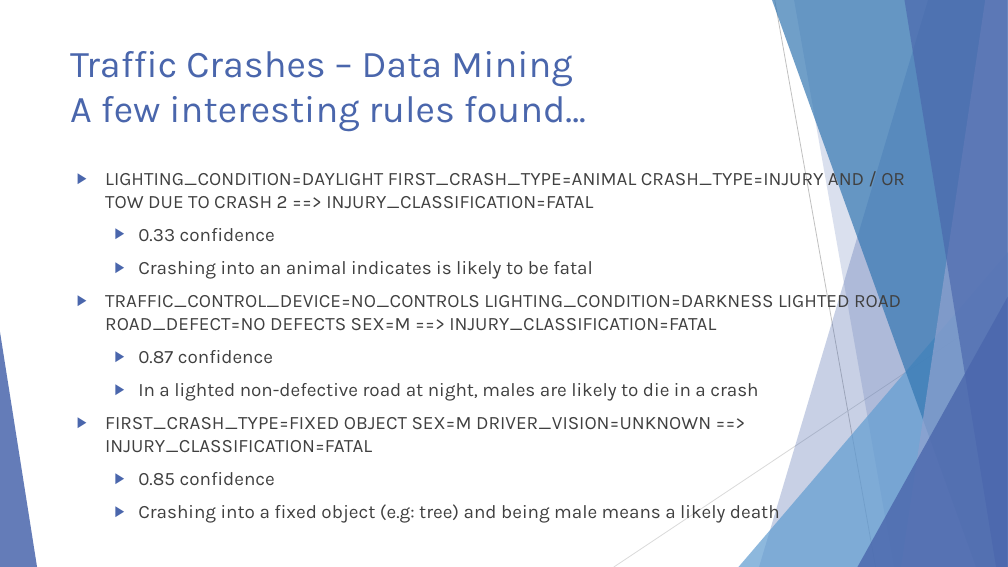
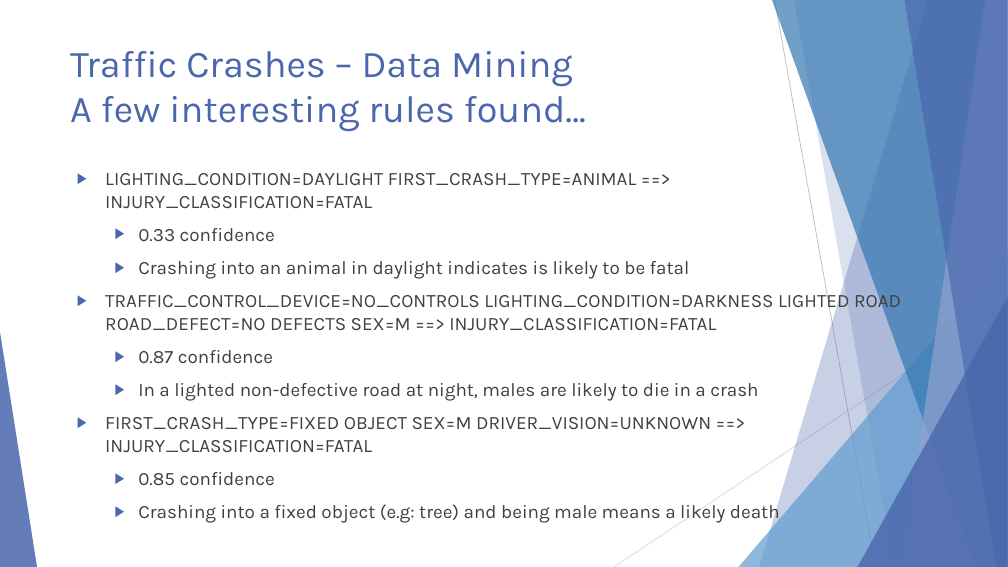
Before and after one commit to ndarwich/Crash-Analysis, a slide deck: slide 30 of Slides/An Investigation.pptx (slide 32 before the commit). Drawn at 1008x567 pixels with LibreOffice and Linux fonts; fonts in the diff are those of the drawing. Boxes give left, top, right and bottom in pixels: in the first picture for what was removed or moved away, otherwise in the second. Text is boxed around its words. In the diff, an @@ line names an element or a change of style, - is before the commit and + after.

```diff
--- a/Slides/An Investigation.pptx
+++ b/Slides/An Investigation.pptx
@@ text at box(105, 173, 637, 208): text changed @@
-▶ LIGHTING_CONDITION=DAYLIGHT FIRST_CRASH_TYPE=ANIMAL CRASH_TYPE=INJURY AND / OR TOW DUE TO CRASH 2 ==> INJURY_CLASSIFICATION=FATAL
+▶ LIGHTING_CONDITION=DAYLIGHT FIRST_CRASH_TYPE=ANIMAL ==> INJURY_CLASSIFICATION=FATAL
@@ text at box(138, 261, 690, 279): text changed @@
-  ▶ Crashing into an animal indicates is likely to be fatal
+  ▶ Crashing into an animal in daylight indicates is likely to be fatal
```
Also in this commit, not shown: 2 other slides changed, 2 slides removed.
